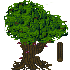
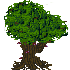
Two versions of the same layered image (70 x 70). Layer-by-layer changes:
painted on "Background" over <box>35,42,63,62</box>
